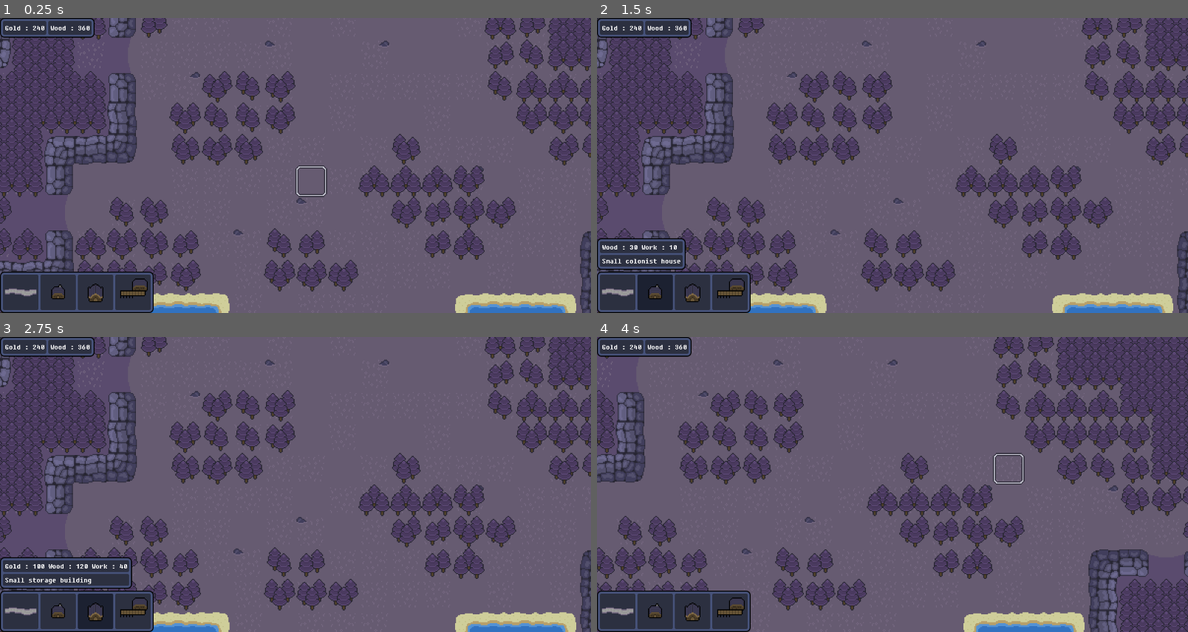
Above: before the commit, frames 1-4 (two rows, left to right).
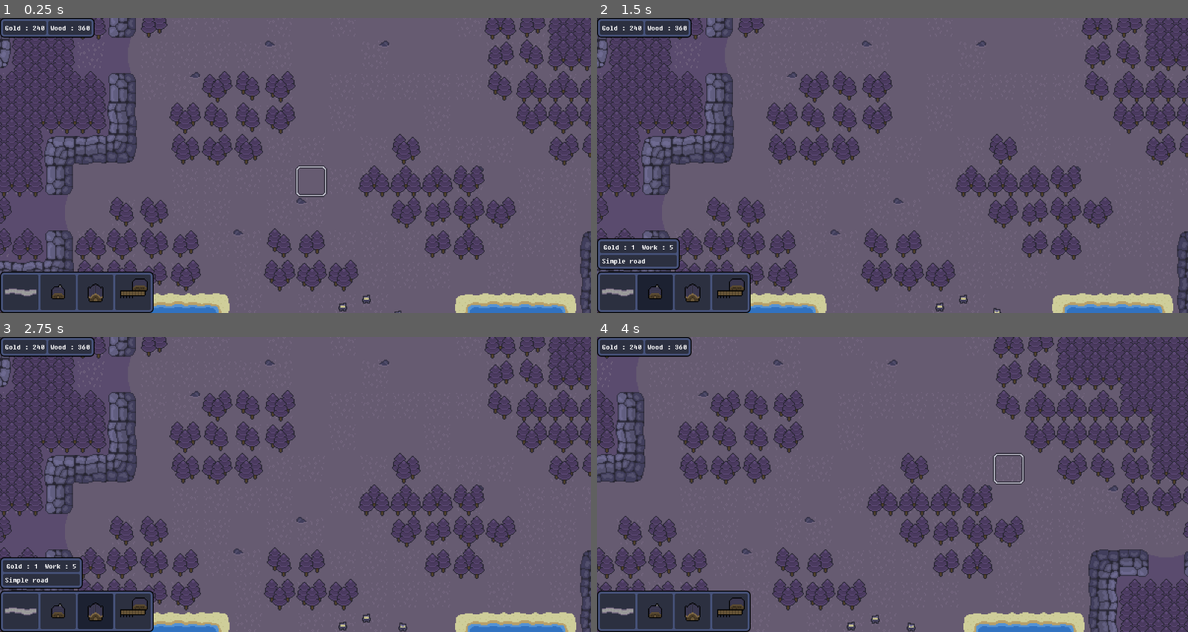
Above: after the commit, the same moments.

Repository: Mo-BiuS/Gestion0
Game: Godot game, scene res://scene/Testing.tscn
Two runs of this game, one before a commit and one after it. Both use one fixed random seed, a clock stepped at 60 frames per second and the inputs below.
Inputs (mouse positions are in pixels of both pictures, inside the frame that each line leads up to):
- Up to frame 1 (0.25 s): no input
- Up to frame 2 (1.5 s): click (620, 292) at 0.5 s; click (656, 292) at 1.25 s
- Up to frame 3 (2.75 s): click (94, 611) at 2 s
- Up to frame 4 (4 s): click (727, 611) at 2.75 s; tap Enter at 3.5 s; move the mouse to (1022, 469) at 3.52 s; hold Right (move_east) from 3.53 s (still down); click (1022, 469) at 3.6 s

The runs differ from the first frame. In frame 1, less than 0.1% of the frame differs, in the area x 57-68%, y 93-100%; in frame 2, 0.4%; in frame 3, 1.1%, in the area x 0-69%, y 74-100%; in frame 4, 0.1%.
Error after the commit: Parse Error: Class "ColonistHouse" hides a global script class. (res://scene/Building/ColonistHouse.gd:1)

Commit message:
Added character, idle IA and animation for it

Diff:
--- a/scene/Testing.tscn
+++ b/scene/Testing.tscn
@@ -16,7 +16,8 @@
 [ext_resource type="PackedScene" uid="uid://dayivtyfadp3t" path="res://scene/View/hud.tscn" id="10_pn6wm"]
 [ext_resource type="Texture2D" uid="uid://bxnjfmaebqai0" path="res://ressources/Terrain/heavyForest.png" id="11_4v2fm"]
 [ext_resource type="Script" path="res://scene/BuildingHandler.gd" id="13_e27mp"]
-[ext_resource type="PackedScene" uid="uid://cocsxam2vkg1e" path="res://scene/building/SmallPort.tscn" id="15_feff2"]
+[ext_resource type="PackedScene" uid="uid://h3lqtndyd3g2" path="res://scene/Villager/colonist.tscn" id="13_whk88"]
+[ext_resource type="PackedScene" uid="uid://cocsxam2vkg1e" path="res://scene/Building/SmallPort.tscn" id="15_feff2"]
 
 [sub_resource type="TileSetAtlasSource" id="TileSetAtlasSource_jckeh"]
 texture = ExtResource("3_x7x36")
@@ -1430,6 +1431,19 @@
 [node name="SouthEast" type="Marker2D" parent="Terrain"]
 position = Vector2(1120, 672)
 
+[node name="VillagerHandler" type="Node2D" parent="."]
+
+[node name="VillagerList" type="Node2D" parent="VillagerHandler"]
+
+[node name="Colonist" parent="VillagerHandler/VillagerList" instance=ExtResource("13_whk88")]
+position = Vector2(616, 424)
+
+[node name="Colonist2" parent="VillagerHandler/VillagerList" instance=ExtResource("13_whk88")]
+position = Vector2(648, 440)
+
+[node name="Colonist3" parent="VillagerHandler/VillagerList" instance=ExtResource("13_whk88")]
+position = Vector2(592, 432)
+
 [node name="BuildingHandler" type="Node2D" parent="."]
 script = ExtResource("13_e27mp")
 
--- /dev/null
+++ b/scene/Villager/colonist.gd
@@ -0,0 +1,47 @@
+extends AnimatedSprite2D
+
+enum s { IDLE , MOVING_ON_CASE }
+var state = s.IDLE
+
+const MIN_WAITING:float = 0.5
+const MAX_WAITING:float = 1.5
+var waiting:float = randf_range(MIN_WAITING,MAX_WAITING)
+
+const MIN_CASE_POS = 2
+const SPEED = 5.0
+var nextCasePos:Vector2
+
+# Called every frame. 'delta' is the elapsed time since the previous frame.
+func _process(delta):
+		match state:
+			s.IDLE:idleMovement(delta)
+			s.MOVING_ON_CASE:caseMovement(delta)
+
+func idleMovement(delta:float)->void:
+	waiting-=delta
+	if waiting <= 0:
+		waiting = randf_range(MIN_WAITING,MAX_WAITING)
+		var nextPosX = randf_range(int(self.position.x/32)*32+MIN_CASE_POS, int(self.position.x/32+1)*32-MIN_CASE_POS )
+		var nextPosY = randf_range(int(self.position.y/32)*32+MIN_CASE_POS, int(self.position.y/32+1)*32-MIN_CASE_POS )
+		nextCasePos = Vector2(nextPosX,nextPosY)
+		state = s.MOVING_ON_CASE
+func caseMovement(delta:float)->void:
+	if(position.distance_to(nextCasePos) < SPEED*2):
+		state = s.IDLE
+		stop()
+		frame = 0
+	else:
+		var direction = position.direction_to(nextCasePos)
+		if(direction.x <= 0 && direction.y <= 0):
+			if(abs(direction.x) < abs(direction.y)): play("north")
+			else: play("west")
+		elif(direction.x > 0 && direction.y <= 0):
+			if(abs(direction.x) < abs(direction.y)): play("north")
+			else: play("east")
+		elif(direction.x <= 0 && direction.y > 0):
+			if(abs(direction.x) < abs(direction.y)): play("south")
+			else: play("west")
+		if(direction.x > 0 && direction.y > 0):
+			if(abs(direction.x) < abs(direction.y)): play("south")
+			else: play("east")
+		position+=direction*SPEED*delta
--- /dev/null
+++ b/scene/Villager/colonist.tscn
@@ -0,0 +1,145 @@
+[gd_scene load_steps=20 format=3 uid="uid://h3lqtndyd3g2"]
+
+[ext_resource type="Texture2D" uid="uid://b4uvs33g4iw7b" path="res://ressources/Villager/colonist.png" id="1_fa0bf"]
+[ext_resource type="Script" path="res://scene/Villager/colonist.gd" id="2_yqpxk"]
+
+[sub_resource type="AtlasTexture" id="AtlasTexture_kdcfl"]
+atlas = ExtResource("1_fa0bf")
+region = Rect2(0, 27, 9, 9)
+
+[sub_resource type="AtlasTexture" id="AtlasTexture_d3xi8"]
+atlas = ExtResource("1_fa0bf")
+region = Rect2(9, 27, 9, 9)
+
+[sub_resource type="AtlasTexture" id="AtlasTexture_wsxcj"]
+atlas = ExtResource("1_fa0bf")
+region = Rect2(18, 27, 9, 9)
+
+[sub_resource type="AtlasTexture" id="AtlasTexture_oxngl"]
+atlas = ExtResource("1_fa0bf")
+region = Rect2(27, 27, 9, 9)
+
+[sub_resource type="AtlasTexture" id="AtlasTexture_dd1yk"]
+atlas = ExtResource("1_fa0bf")
+region = Rect2(0, 18, 9, 9)
+
+[sub_resource type="AtlasTexture" id="AtlasTexture_34bnt"]
+atlas = ExtResource("1_fa0bf")
+region = Rect2(9, 18, 9, 9)
+
+[sub_resource type="AtlasTexture" id="AtlasTexture_ooodk"]
+atlas = ExtResource("1_fa0bf")
+region = Rect2(18, 18, 9, 9)
+
+[sub_resource type="AtlasTexture" id="AtlasTexture_o3chq"]
+atlas = ExtResource("1_fa0bf")
+region = Rect2(27, 18, 9, 9)
+
+[sub_resource type="AtlasTexture" id="AtlasTexture_tk34t"]
+atlas = ExtResource("1_fa0bf")
+region = Rect2(0, 0, 9, 9)
+
+[sub_resource type="AtlasTexture" id="AtlasTexture_2336r"]
+atlas = ExtResource("1_fa0bf")
+region = Rect2(9, 0, 9, 9)
+
+[sub_resource type="AtlasTexture" id="AtlasTexture_8680t"]
+atlas = ExtResource("1_fa0bf")
+region = Rect2(18, 0, 9, 9)
+
+[sub_resource type="AtlasTexture" id="AtlasTexture_1fkxw"]
+atlas = ExtResource("1_fa0bf")
+region = Rect2(27, 0, 9, 9)
+
+[sub_resource type="AtlasTexture" id="AtlasTexture_x8d1y"]
+atlas = ExtResource("1_fa0bf")
+region = Rect2(0, 9, 9, 9)
+
+[sub_resource type="AtlasTexture" id="AtlasTexture_b2x0s"]
+atlas = ExtResource("1_fa0bf")
+region = Rect2(9, 9, 9, 9)
+
+[sub_resource type="AtlasTexture" id="AtlasTexture_gjp22"]
+atlas = ExtResource("1_fa0bf")
+region = Rect2(18, 9, 9, 9)
+
+[sub_resource type="AtlasTexture" id="AtlasTexture_chkb1"]
+atlas = ExtResource("1_fa0bf")
+region = Rect2(27, 9, 9, 9)
+
+[sub_resource type="SpriteFrames" id="SpriteFrames_grhom"]
+animations = [{
+"frames": [{
+"duration": 1.0,
+"texture": SubResource("AtlasTexture_kdcfl")
+}, {
+"duration": 1.0,
+"texture": SubResource("AtlasTexture_d3xi8")
+}, {
+"duration": 1.0,
+"texture": SubResource("AtlasTexture_wsxcj")
+}, {
+"duration": 1.0,
+"texture": SubResource("AtlasTexture_oxngl")
+}],
+"loop": true,
+"name": &"east",
+"speed": 5.0
+}, {
+"frames": [{
+"duration": 1.0,
+"texture": SubResource("AtlasTexture_dd1yk")
+}, {
+"duration": 1.0,
+"texture": SubResource("AtlasTexture_34bnt")
+}, {
+"duration": 1.0,
+"texture": SubResource("AtlasTexture_ooodk")
+}, {
+"duration": 1.0,
+"texture": SubResource("AtlasTexture_o3chq")
+}],
+"loop": true,
+"name": &"north",
+"speed": 5.0
+}, {
+"frames": [{
+"duration": 1.0,
+"texture": SubResource("AtlasTexture_tk34t")
+}, {
+"duration": 1.0,
+"texture": SubResource("AtlasTexture_2336r")
+}, {
+"duration": 1.0,
+"texture": SubResource("AtlasTexture_8680t")
+}, {
+"duration": 1.0,
+"texture": SubResource("AtlasTexture_1fkxw")
+}],
+"loop": true,
+"name": &"south",
+"speed": 5.0
+}, {
+"frames": [{
+"duration": 1.0,
+"texture": SubResource("AtlasTexture_x8d1y")
+}, {
+"duration": 1.0,
+"texture": SubResource("AtlasTexture_b2x0s")
+}, {
+"duration": 1.0,
+"texture": SubResource("AtlasTexture_gjp22")
+}, {
+"duration": 1.0,
+"texture": SubResource("AtlasTexture_chkb1")
+}],
+"loop": true,
+"name": &"west",
+"speed": 5.0
+}]
+
+[node name="Colonist" type="AnimatedSprite2D"]
+texture_filter = 1
+sprite_frames = SubResource("SpriteFrames_grhom")
+animation = &"south"
+script = ExtResource("2_yqpxk")
--- a/scene/building/ColonistHouse.tscn
+++ b/scene/building/ColonistHouse.tscn
@@ -1,6 +1,6 @@
 [gd_scene load_steps=3 format=3 uid="uid://ckskk4mgl6ft1"]
 
-[ext_resource type="Script" path="res://scene/building/ColonistHouse.gd" id="1_g73m2"]
+[ext_resource type="Script" path="res://scene/Building/ColonistHouse.gd" id="1_g73m2"]
 [ext_resource type="Texture2D" uid="uid://dsbrkxv0ymiwh" path="res://ressources/Building/woodhouse.png" id="2_yxuq0"]
 
 [node name="ColonistHouse" type="Sprite2D"]
--- a/scene/building/ColonistStorage.tscn
+++ b/scene/building/ColonistStorage.tscn
@@ -1,6 +1,6 @@
 [gd_scene load_steps=3 format=3 uid="uid://b3s1m5v6vjgxl"]
 
-[ext_resource type="Script" path="res://scene/building/ColonistStorage.gd" id="1_oi8h5"]
+[ext_resource type="Script" path="res://scene/Building/ColonistStorage.gd" id="1_oi8h5"]
 [ext_resource type="Texture2D" uid="uid://bwlsak38adgvn" path="res://ressources/Building/woodStorage.png" id="2_lp561"]
 
 [node name="ColonistStorage" type="Sprite2D"]
--- a/scene/building/SmallPort.tscn
+++ b/scene/building/SmallPort.tscn
@@ -1,6 +1,6 @@
 [gd_scene load_steps=3 format=3 uid="uid://cocsxam2vkg1e"]
 
-[ext_resource type="Script" path="res://scene/building/SmallPort.gd" id="1_tsnte"]
+[ext_resource type="Script" path="res://scene/Building/SmallPort.gd" id="1_tsnte"]
 [ext_resource type="Texture2D" uid="uid://bj7asipka28wy" path="res://ressources/Building/smallPort.png" id="2_vg5pd"]
 
 [node name="SmallPort" type="Sprite2D"]
Binary file added: ressources/Villager/colonist.png
Not shown, added: ressources/Villager/colonist.png.import
Not shown: 1 places in scene/Testing.tscn that only renumber resources
